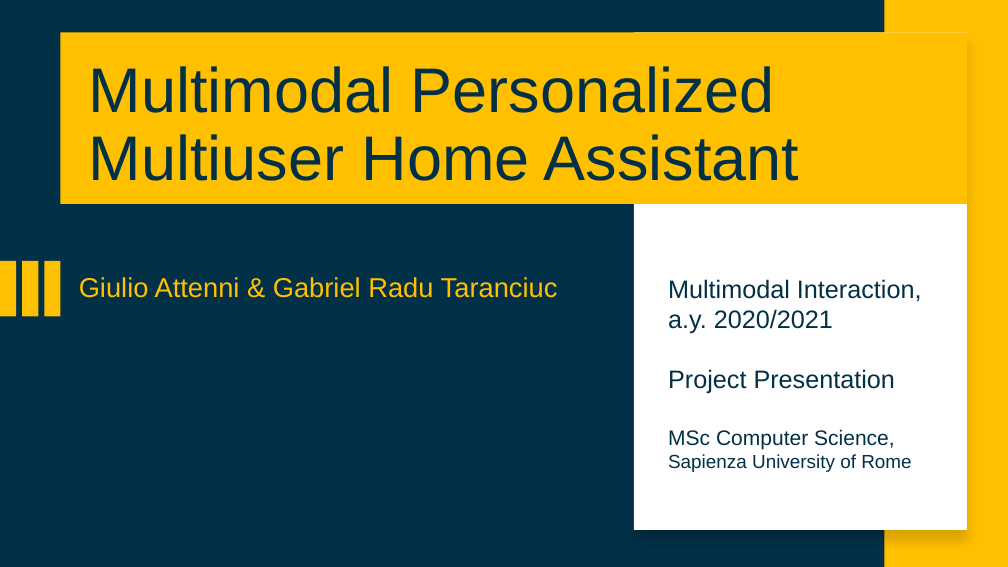
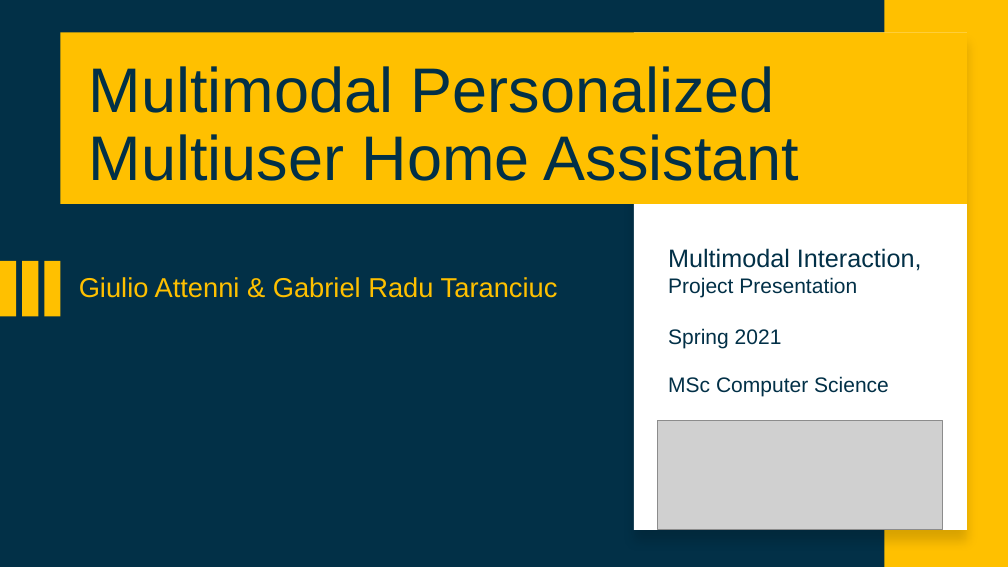
Before and after one commit to attennig/MultimodalMultiuserHomeAssistant, a slide deck: slide 1 of Multimodal personalized multiuser Home Assistant.pptx. Drawn at 1008x567 pixels with LibreOffice and Linux fonts; fonts in the diff are those of the drawing; grey boxes stand for pictures. Boxes give left, top, right and bottom in pixels: in the first picture for what was removed or moved away, otherwise in the second. Text is boxed around its words. In the diff, an @@ line names an element or a change of style, - is before the commit and + after.

```diff
--- a/Multimodal personalized multiuser Home Assistant.pptx
+++ b/Multimodal personalized multiuser Home Assistant.pptx
@@ text "Multimodal Interaction,": place and size @@
-text "Multimodal Interaction," at [668, 279, 922, 472]
+text "Multimodal Interaction," at [668, 248, 922, 396]
@@ text at [668, 277, 857, 298]: size 24 to 20 pt in "Project Presentation" @@
@@ text at [668, 309, 833, 333]: paragraph removed @@
-a.y. 2020/2021
@@ text at [668, 328, 889, 396]: text changed; size 18 to 20 pt @@
-MSc Computer Science,
-Sapienza University of Rome
+Spring 2021
+MSc Computer Science
@@ picture added at [658, 420, 943, 530] @@
```
Also in this commit, not shown: 6 other slides changed.
